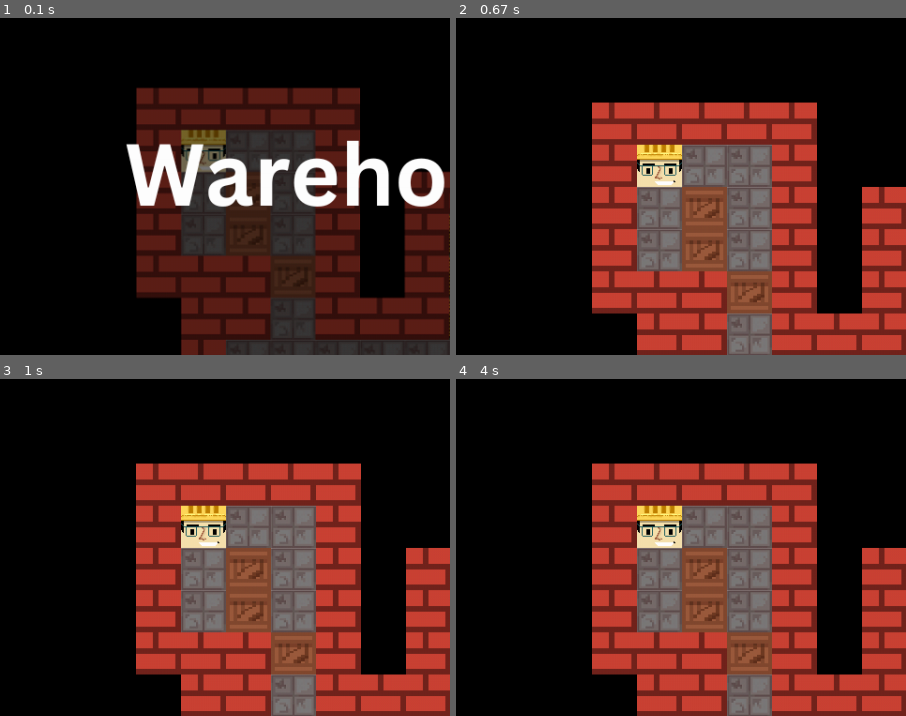
Above: before the commit, frames 1-4 (two rows, left to right).
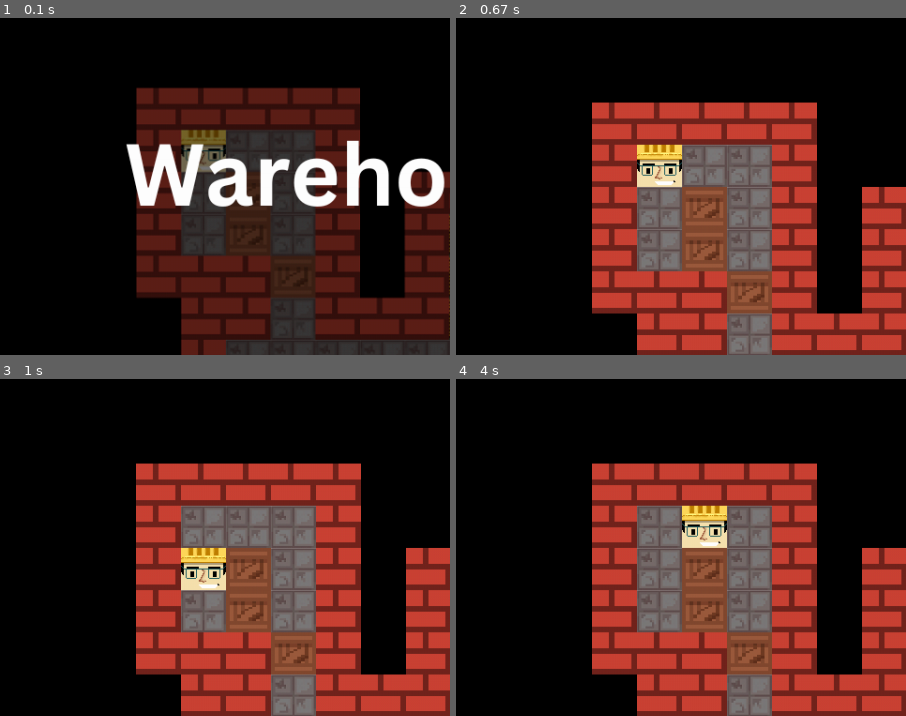
Above: after the commit, the same moments.

Repository: uncodem/warehouse-pygame
Game: pygame game, started from main.py
Two runs of this game, one before a commit and one after it. Both use one fixed random seed, a clock stepped at 60 frames per second and the inputs below.
Inputs:
- Up to frame 1 (0.1 s): no input
- Up to frame 2 (0.67 s): hold Right from 0.33 s (still down)
- Up to frame 3 (1 s): release Right at 0.8 s; tap S at 0.83 s
- Up to frame 4 (4 s): hold Up 1.17-1.47 s; hold Right 1.5-1.97 s; hold Left 2-2.53 s; hold Down 2.57-2.87 s; hold Up 3.33-3.7 s; hold D from 3.73 s (still down)
The pictures show only the part of the screen within x 10-60%, y 6-56%; the shares and areas given below are measured in that part.

Frames 1-2 are identical in both runs. In frame 3, 2.5% of the frame differs, in the area x 40-51%, y 37-63%; in frame 4, 2.5%, in the area x 40-61%, y 37-51%.

Commit message:
Added wasd controls and a level

Diff:
--- a/levels.py
+++ b/levels.py
@@ -1,6 +1,9 @@
 map = [
     [
         6,6,6,6,6,6,6,6,6,6,6,6,6,6,6,6,6,6,6,6,6,6,6,6,6,6,6,6,6,6,6,6,6,6,6,6,6,6,6,6,6,6,6,6,6,6,6,6,6,6,6,6,6,6,6,6 …(528 unchanged characters)…
+    ],
+    [
+        6,6,6,6,6,6,6,6,6,6,6,6,6,6,6,6,6,6,6,6,6,6,6,6,6,6,6,6,6,6,6,6,6,6,6,6,6,6,6,6,6,6,6,6,6,4,4,4,4,4,4,4,4,4,4,6,6,6,6,6,6,6,6,6,6,4,3,2,0,0,4,0,2,3,4,6,6,6,6,6,6,6,6,6,6,4,0,0,0,0,4,0,3,3,4,6,6,6,6,6,6,6,6,6,6,4,4,4,0,0,0,0,2,0,4,6,6,6,6,6,6,6,6,6,6,4,0,0,0,0,4,0,0,0,4,6,6,6,6,6,6,6,6,6,6,4,0,0,0,4,4,0,4,4,4,6,6,6,6,6,6,6,6,6,6,4,0,0,0,0,0,0,0,0,4,6,6,6,6,6,6,6,6,6,6,4,0,0,2,0,0,0,0,0,4,6,6,6,6,6,6,6,6,6,6,4,0,2,2,4,0,0,0,0,4,6,6,6,6,6,6,6,6,6,6,4,1,0,3,4,0,0,4,3,4,6,6,6,6,6,6,6,6,6,6,4,4,4,4,4,4,4,4,4,4,6,6,6,6,6,6,6,6,6,6,6,6,6,6,6,6,6,6,6,6,6,6,6,6,6,6,6,6,6,6,6,6,6,6,6,6,6,6,6,6,6,6,6,6,6,6,6,6,6,6,6,6,6,6,6,6,6,6,6,6,6,6,6,6,6
     ],
     [
         6,6,6,6,6,6,6,6,6,6,6,6,6,6,6,6,6,6,6,6,6,6,6,6,6,6,6,6,6,6,6,6,6,6,6,6,6,6,6,6,6,6,6,6,6,6,6,6,6,6,6,6,6,6,6,6 …(528 unchanged characters)…
--- a/main.py
+++ b/main.py
@@ -72,18 +72,25 @@
         elif event.type == pygame.KEYDOWN:
             keys = pygame.key.get_pressed()
             moved = False
-            if keys[pygame.K_LEFT]:
+            if keys[pygame.K_LEFT] or keys[pygame.K_a]:
                 moved = game.b_move_player(-1,0)
-            elif keys[pygame.K_RIGHT] and not moved:
+            elif (keys[pygame.K_RIGHT] or keys[pygame.K_d]) and not moved:
                 moved = game.b_move_player(1,0)
-            elif keys[pygame.K_UP] and not moved:
+            elif (keys[pygame.K_UP] or keys[pygame.K_w]) and not moved:
                 moved = game.b_move_player(0,-1)
-            elif keys[pygame.K_DOWN] and not moved:
+            elif (keys[pygame.K_DOWN] or keys[pygame.K_s]) and not moved:
                 moved = game.b_move_player(0,1)
 
             if keys[pygame.K_r] and not moved:
                 moves = 0
                 game.m_loadLvl(levels.map[level])
+
+            # Uncomment for debug
+            # if keys[pygame.K_e] and not moved:
+            #     level += 1
+            #    level %= len(levels.map)
+            #    game.m_loadLvl(levels.map[level])
+
 
             if moved:
                 moves += 1
